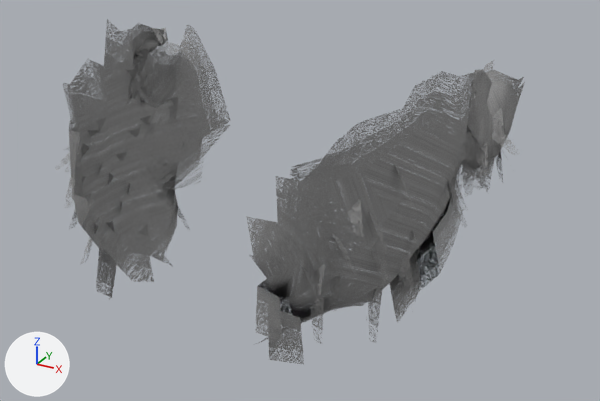
Before and after pictures for a commit that changed the glTF model assets/source/characters/parts/hair_m_old/beard_mutton.glb.
One viewpoint serves both versions: a 50 mm camera at (0.157, -0.3, 1.668) aimed at (0.014, -0.041, 1.538). The lights are fixed; the arrows at lower left show +X, +Y and +Z. The picture after the commit comes second. Objects named as collision shapes, trigger or cutter boxes, shadow casters or lower levels of detail are left out. Vertices at exactly the same position are counted once.

Names of what the first picture shows: 'beard_lod0'.
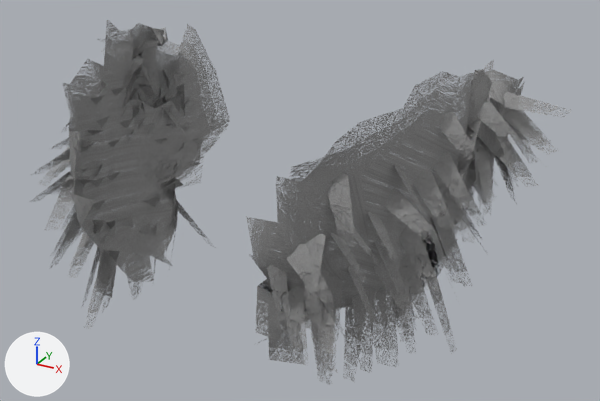
Pixel boxes [x1, y1, x2, y2] of what changed, in the pictures (600 x 401 px):
```json
{"object": "beard_lod0", "change": "reshaped", "before": [55, 19, 525, 364], "after": [32, 20, 571, 385], "on screen": "15% wider"}
{"part": 1, "of": "me_beard_lod0", "change": "rebuilt", "after": [138, 98, 153, 136], "on screen": "not visible before"}
{"part": 2, "of": "me_beard_lod0", "change": "rebuilt", "before": [313, 265, 325, 305], "after": [305, 263, 329, 328]}
{"part": 3, "of": "me_beard_lod0", "change": "deleted", "before": [55, 56, 516, 312]}
{"part": 4, "of": "me_beard_lod0", "change": "built on", "before": [66, 48, 189, 266], "after": [32, 39, 214, 328]}
{"part": 5, "of": "me_beard_lod0", "change": "built on", "before": [308, 142, 508, 344], "after": [267, 87, 571, 385]}
{"part": 6, "of": "me_beard_lod0", "change": "surface changed", "before": [63, 21, 524, 344], "after": [63, 22, 524, 385]}
```

The change, as JSON lines over the scene's bpy script:
```json
{"block": "me_beard_lod0", "where": "# used by ob_beard_lod0; location = (0.0, 0.0, 0.0)"}
{"op": "remove", "block": "me_beard_lod0", "code": "me_beard_lod0.from_pydata(...)  # 642 vertices, 599 faces; spans x -0.095..0.093, y -0.108..0.017, z 1.493..1.602"}
{"op": "add", "block": "me_beard_lod0", "code": "me_beard_lod0.from_pydata(...)  # 1042 vertices, 799 faces; spans x -0.106..0.106, y -0.115..0.017, z 1.475..1.602"}
{"block": "me_beard_lod0", "change": "me_beard_lod0 part 1: the loose piece of 4 vertices spanning x -0.076..-0.072, y -0.027..-0.02, z 1.549..1.564 is rebuilt with 4 vertices and now spans x -0.077..-0.072, y -0.026..-0.02, z 1.537..1.562"}
{"block": "me_beard_lod0", "change": "me_beard_lod0 part 2: the loose piece of 4 vertices spanning x 0.046..0.052, y -0.095..-0.089, z 1.53..1.545 is rebuilt with 4 vertices and now spans x 0.046..0.052, y -0.101..-0.087, z 1.524..1.545"}
{"block": "me_beard_lod0", "change": "me_beard_lod0 part 3: 48 loose pieces with 192 vertices, spanning x -0.095..0.093, y -0.097..-0.001, z 1.496..1.581, are deleted"}
{"block": "me_beard_lod0", "change": "me_beard_lod0 part 4: 59 vertices moved from x -0.087..-0.046, y -0.099..-0.007, z 1.5..1.583 to x -0.083..-0.04, y -0.097..0.002, z 1.482..1.561; 21 vertices removed from x -0.09..-0.067, y -0.037..-0.01, z 1.542..1.583; 301 vertices added at x -0.106..-0.036, y -0.108..0.004, z 1.479..1.585"}
{"block": "me_beard_lod0", "change": "me_beard_lod0 part 5: 45 vertices moved from x 0.043..0.091, y -0.089..-0.013, z 1.493..1.567 to x 0.04..0.082, y -0.083..-0.004, z 1.475..1.56; 15 vertices removed from x 0.066..0.085, y -0.055..-0.003, z 1.543..1.569; 327 vertices added at x 0.037..0.106, y -0.115..0.003, z 1.482..1.59"}
{"block": "me_beard_lod0", "change": "me_beard_lod0 part 6: 411 kept faces spanning x -0.086..0.086, y -0.108..0.017, z 1.475..1.602 get new texture (UV) coordinates"}
{"block": "me_beard_lod0", "change": "other edits to the shape of me_beard_lod0 do not show in these pictures"}
```
